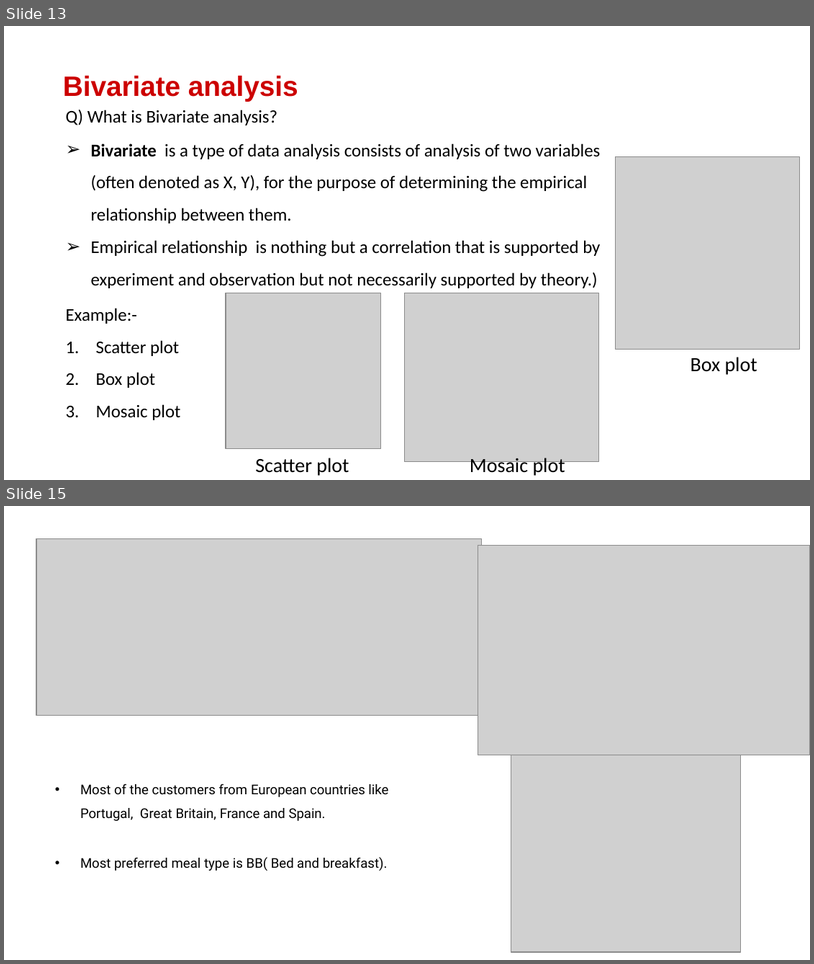
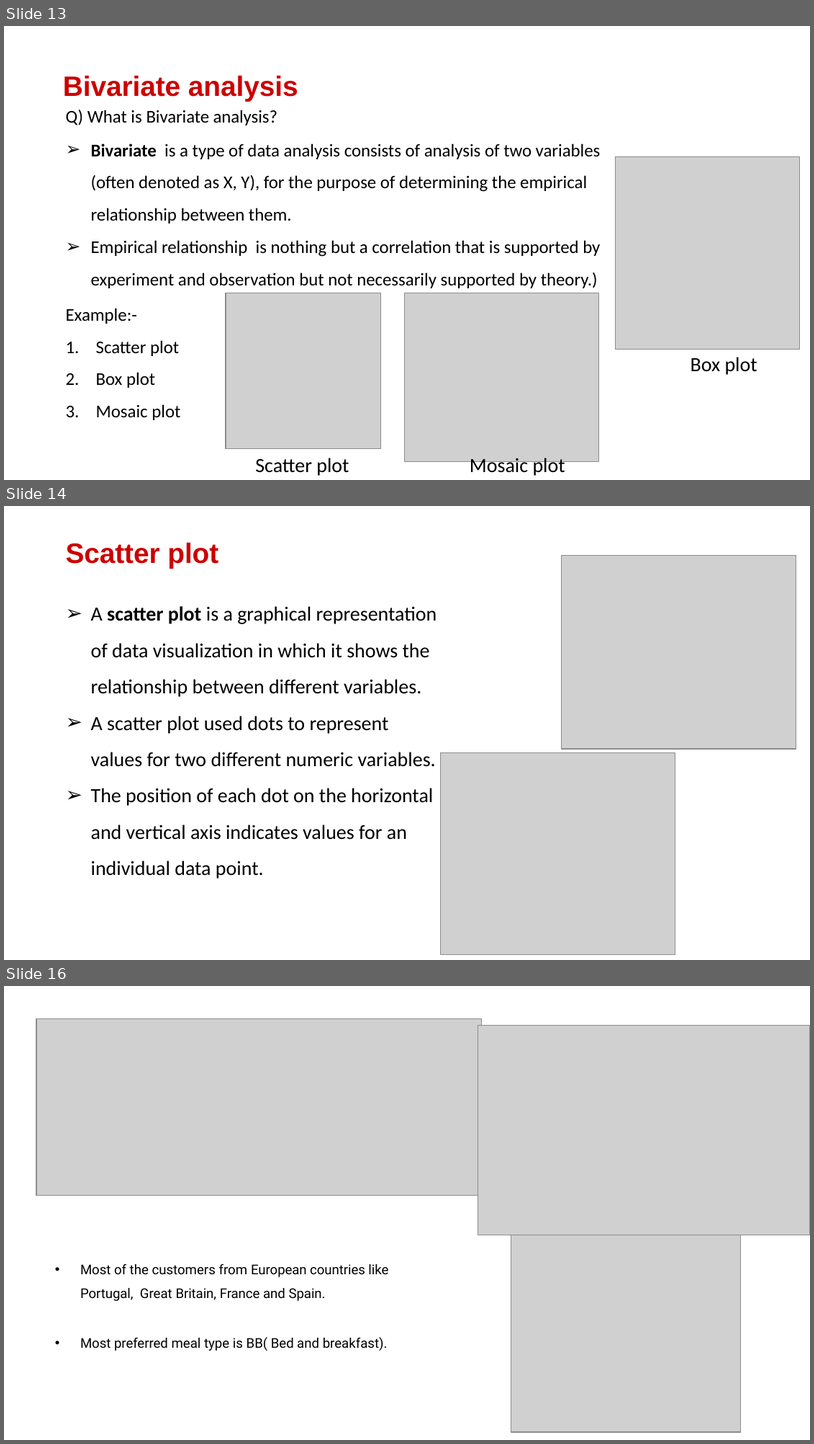
Before and after one commit to kuresh02/Hotel_Booking_EDA, a slide deck: Dfordata_eda_powerpoint.pptx. Shown one above the other, each under a label of ours: slides 13 and 15 before the commit, slides 13, 14 and 16 after it; the slides between them are not shown. The pictures are 814x964 and 814x1444 pixels, drawn with LibreOffice and Linux fonts; fonts in the diff are those of the drawing; grey boxes stand for pictures; background and template pictures are left out. Boxes give left, top, right and bottom in pixels: in the first picture for what was removed or moved away, otherwise in the second. Text is boxed around its words. In the diff, an @@ line names an element or a change of style, - is before the commit and + after.

Commit message:
Update to Box plot

```diff
--- a/Dfordata_eda_powerpoint.pptx
+++ b/Dfordata_eda_powerpoint.pptx
@@ slide 14 added at [4, 506, 810, 960], background #FFFFFF @@
@@ text added at [66, 542, 219, 568], 25 pt, text #CC0000, bold @@
+Scatter plot
@@ picture added at [562, 555, 797, 749] @@
@@ text added at [91, 606, 437, 878], 18 pt, text #000000 @@
+➢ A scatter plot is a graphical representation of data visualization in which it shows the relationship between different variables.
+➢ A scatter plot used dots to represent values for two different numeric variables.
+➢ The position of each dot on the horizontal and vertical axis indicates values for an individual data point.
@@ picture added at [441, 753, 676, 955] @@
@@ what was slide 15 is now slide 16 @@
```
Also in this commit, not shown: 1 other slide added, 1 slide removed.
